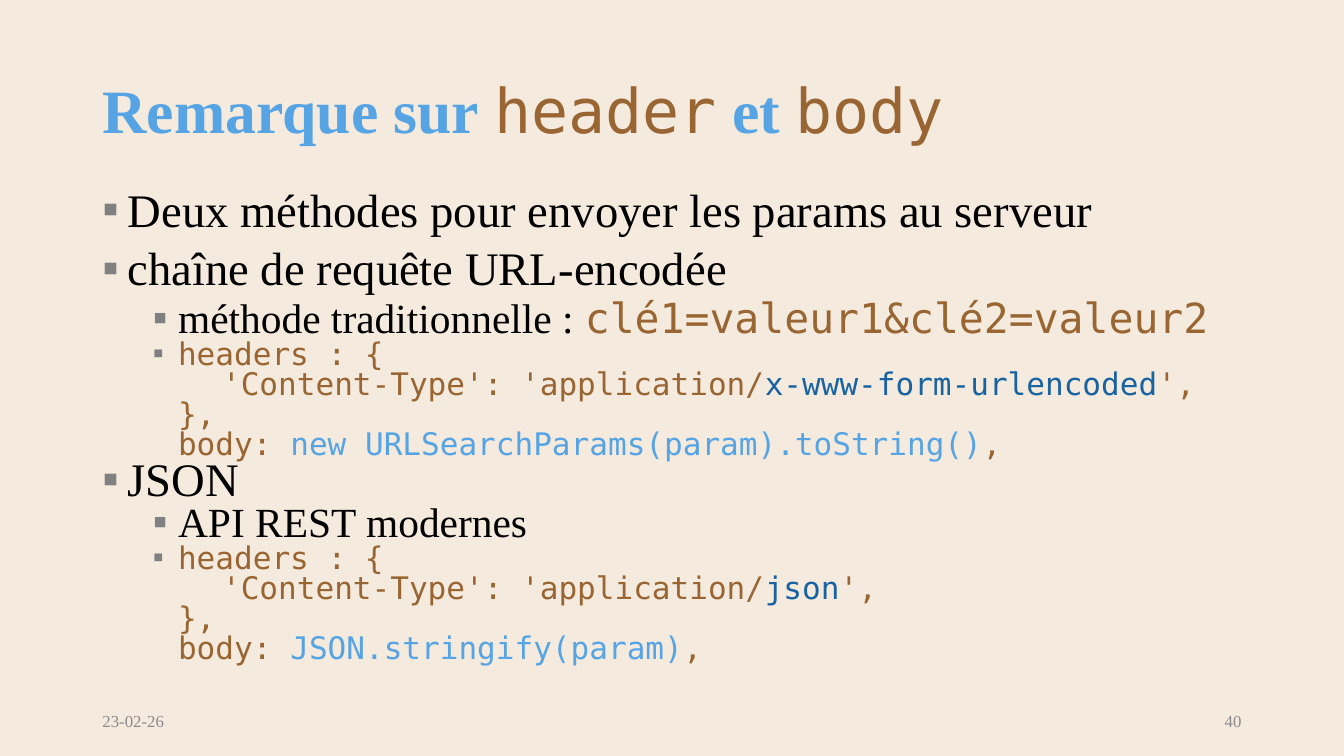
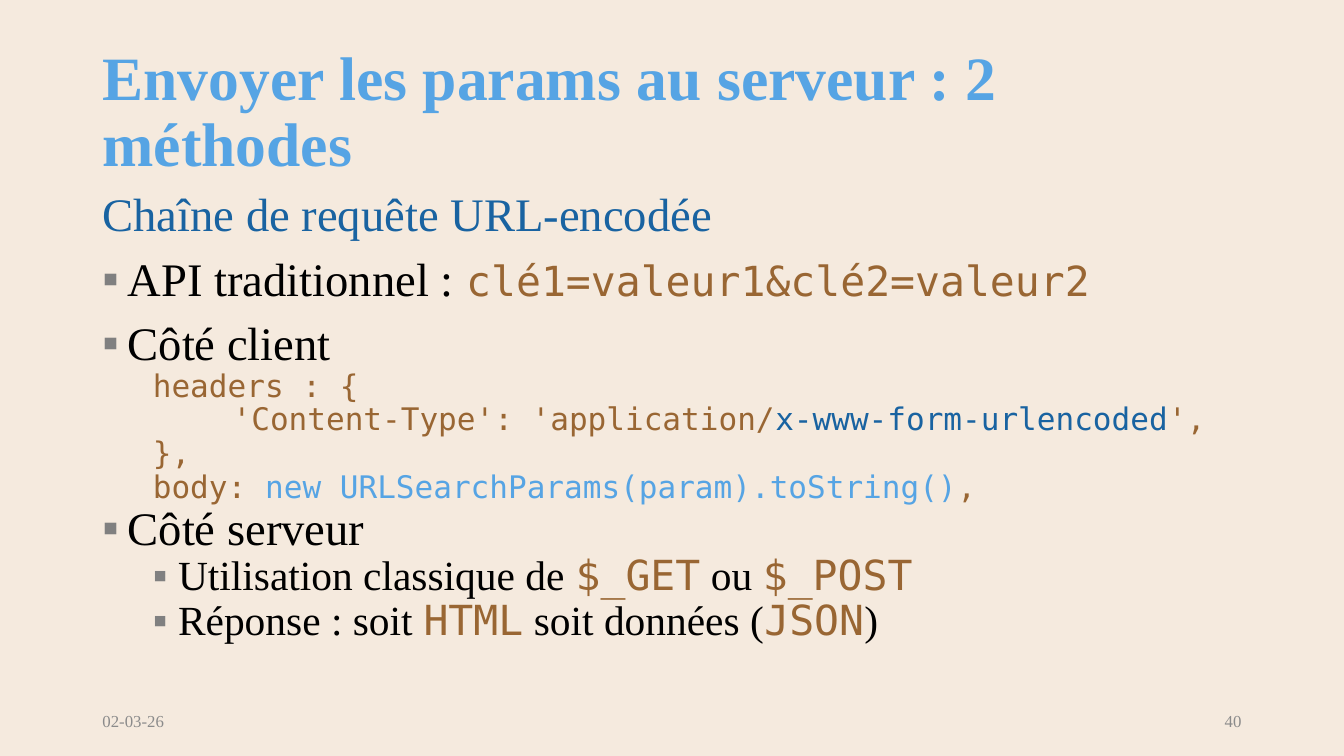
Before and after one commit to AlainWafflard/4IPW3, a slide deck: slide 40 of syllabus/27_requête_asynchrone/syllabus_27_async.pptx. Drawn at 1344x756 pixels with LibreOffice and Linux fonts; fonts in the diff are those of the drawing; background and template pictures are left out. Boxes give left, top, right and bottom in pixels: in the first picture for what was removed or moved away, otherwise in the second. Text is boxed around its words. In the diff, an @@ line names an element or a change of style, - is before the commit and + after.

Commit message:
2026/03/02 : - update chap 27 (fetch header)

```diff
--- a/syllabus/27_requête_asynchrone/syllabus_27_async.pptx
+++ b/syllabus/27_requête_asynchrone/syllabus_27_async.pptx
@@ title at (102,57,997,167): text changed @@
-Remarque sur header et body
+Envoyer les params au serveur : 2 méthodes
@@ text at (102,198,1090,361): text changed; text colour #000000 to #1963A1 @@
-▪ Deux méthodes pour envoyer les params au serveur
-▪ chaîne de requête URL-encodée
-  ▪ méthode traditionnelle : clé1=valeur1&clé2=valeur2
+Chaîne de requête URL-encodée
+▪ API traditionnel : clé1=valeur1&clé2=valeur2
+▪ Côté client
@@ text at (153,373,1206,504): bullet ▪ to none; line spacing 0.8 to 0.9 @@
@@ text at (128,512,913,644): text changed; size 22.2 to 29.6 pt; font DejaVu Sans Mono to Times New Roman; text colour #996633 to #000000 @@
-▪ JSON
-  ▪ API REST modernes
-  ▪ headers : {
-    'Content-Type': 'application/json',
-    },
-    body: JSON.stringify(param),
+▪ Côté serveur
+  ▪ Utilisation classique de $_GET ou $_POST
+  ▪ Réponse : soit HTML soit données (JSON)
@@ text at (102,716,163,727): text changed @@
-23-02-26
+02-03-26
```
Also in this commit, not shown: 26 other slides changed, 1 slide added, 1 other file.
